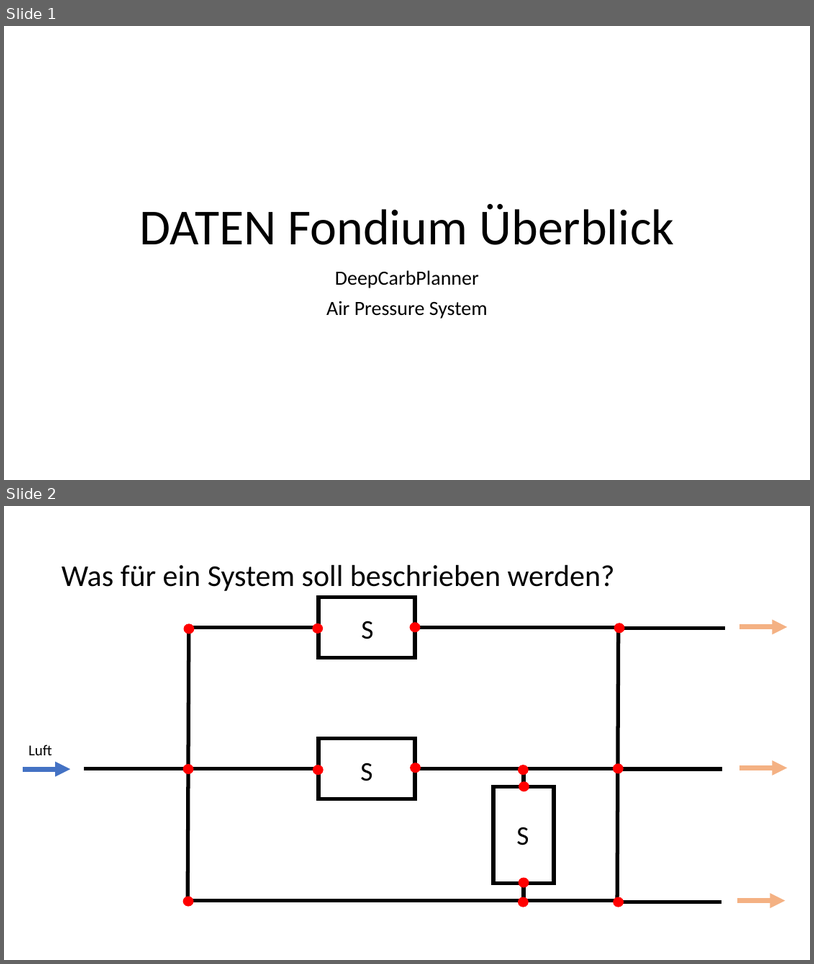
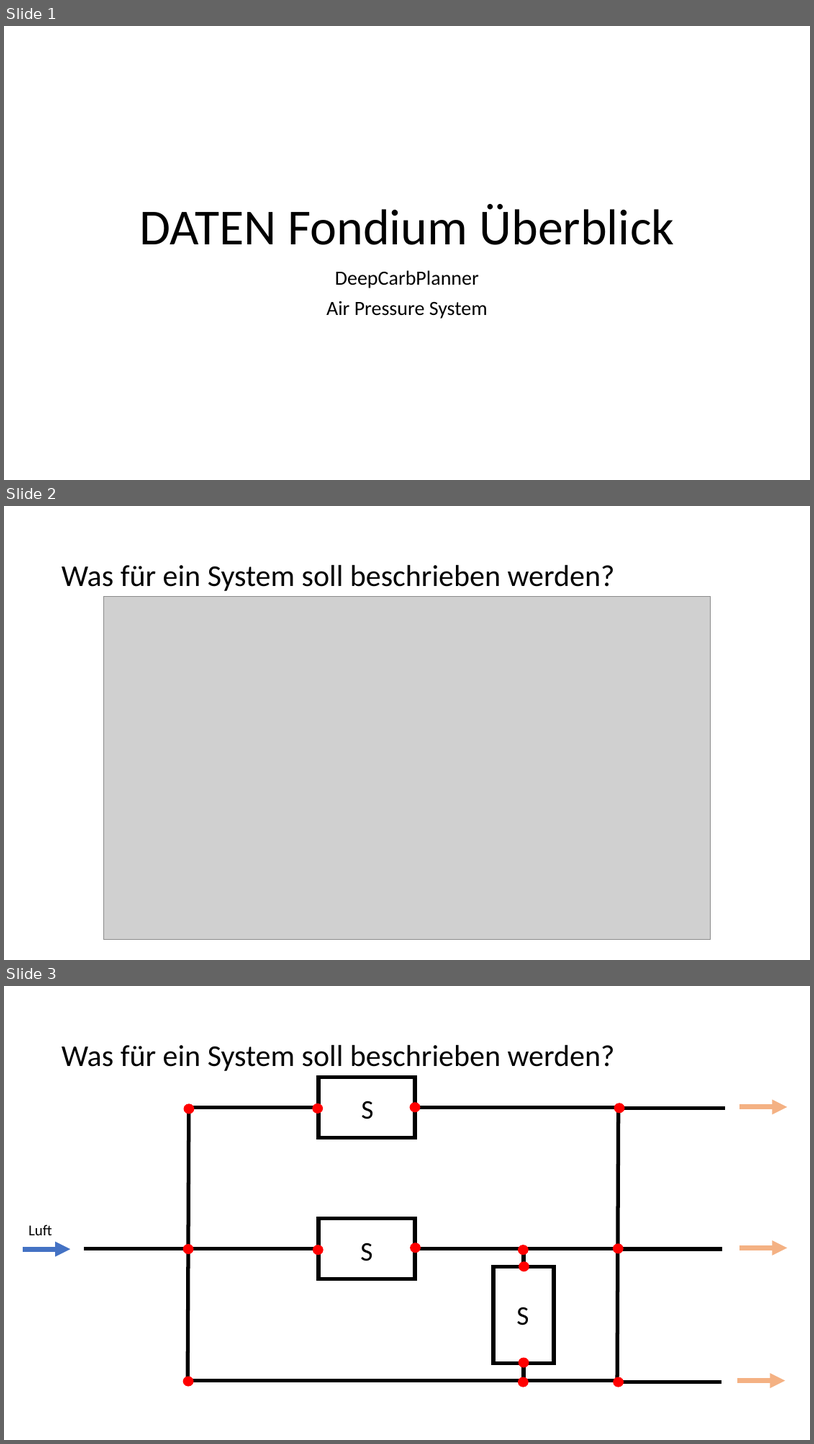
Before and after one commit to jnicklau/APS, a slide deck: kompressordaten/DATEN Fondium Überblick.pptx. Shown one above the other, each under a label of ours: slides 1 and 2 before the commit, slides 1, 2 and 3 after it. The pictures are 814x964 and 814x1444 pixels, drawn with LibreOffice and Linux fonts; fonts in the diff are those of the drawing; grey boxes stand for pictures. Boxes give left, top, right and bottom in pixels: in the first picture for what was removed or moved away, otherwise in the second. Text is boxed around its words. In the diff, an @@ line names an element or a change of style, - is before the commit and + after.

```diff
--- a/kompressordaten/DATEN Fondium Überblick.pptx
+++ b/kompressordaten/DATEN Fondium Überblick.pptx
@@ slide 2 added at (4, 506, 810, 960), background #FFFFFF @@
@@ title added at (62, 565, 615, 591), 36 pt, text #000000 @@
+Was für ein System soll beschrieben werden?
@@ picture added at (103, 596, 711, 939) @@
@@ what was slide 2 is now slide 3 @@
```
Also in this commit, not shown: 14 other slides added, 14 other files.
